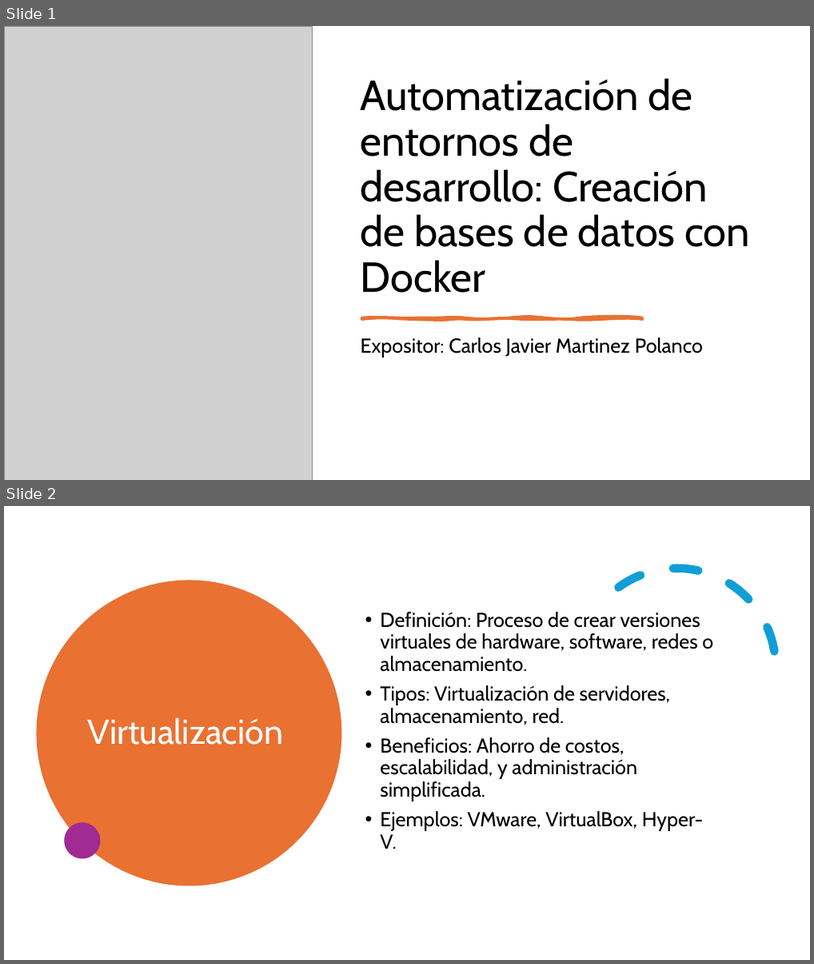
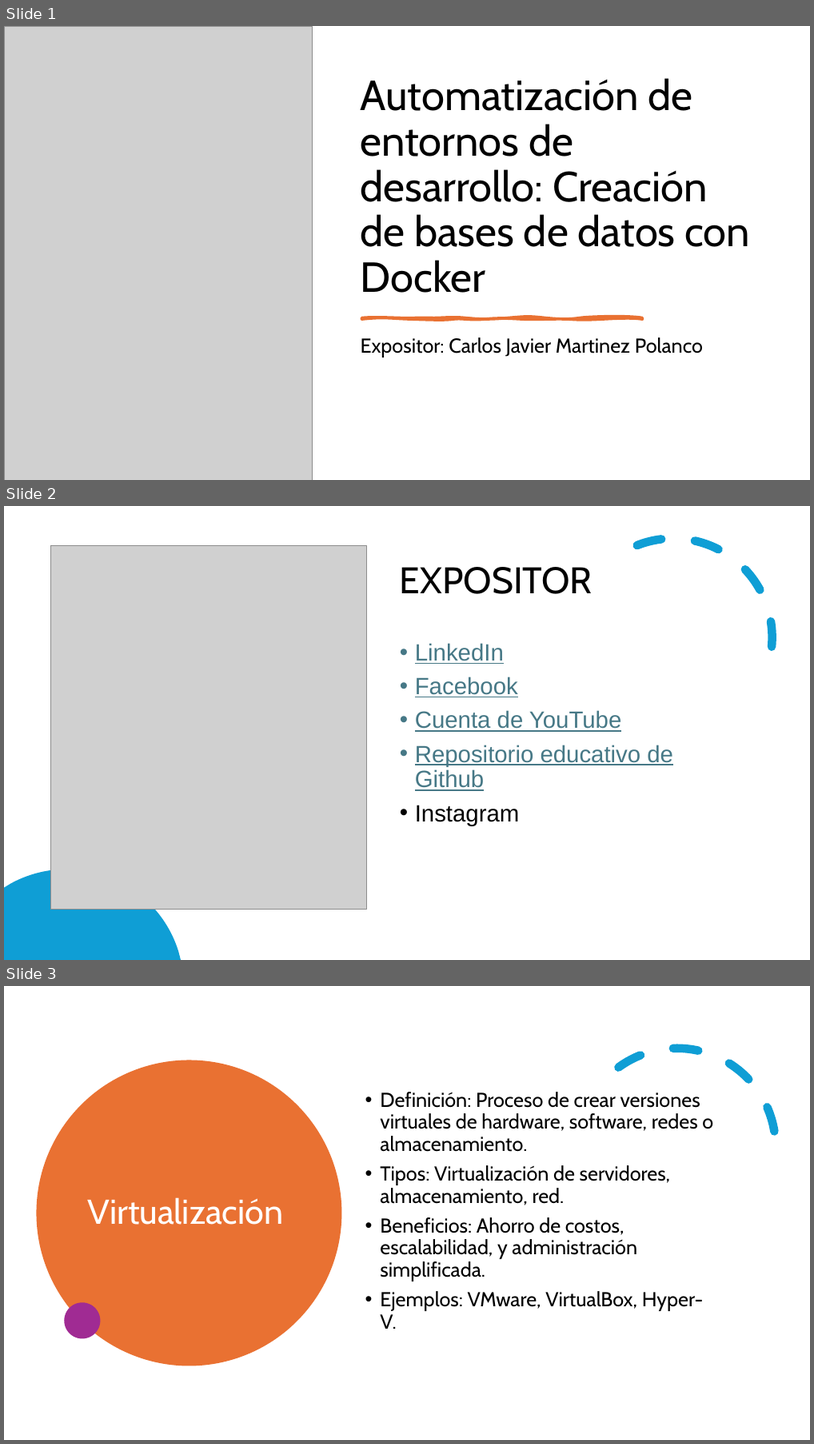
Before and after one commit to 2730538920101/Ejemplo-Conferencia-Bases1, a slide deck: Conferencia-bases1.pptx. Shown one above the other, each under a label of ours: slides 1 and 2 before the commit, slides 1, 2 and 3 after it. The pictures are 814x964 and 814x1444 pixels, drawn with LibreOffice and Linux fonts; fonts in the diff are those of the drawing; grey boxes stand for pictures. Boxes give left, top, right and bottom in pixels: in the first picture for what was removed or moved away, otherwise in the second. Text is boxed around its words. In the diff, an @@ line names an element or a change of style, - is before the commit and + after.

Commit message:
[UPDATE] Presentacion

```diff
--- a/Conferencia-bases1.pptx
+++ b/Conferencia-bases1.pptx
@@ slide 2 added at [4, 506, 810, 960], background #FFFFFF @@
@@ arc (boxed as its full ellipse) added at [543, 507, 805, 768], outline #0F9ED5 10 pt dashed @@
@@ picture added at [50, 545, 366, 909] @@
@@ title added at [400, 567, 593, 594], 44 pt, text #000000 @@
+EXPOSITOR
@@ text added at [415, 643, 674, 825], 28 pt, text #467886, underline @@
+• LinkedIn
+• Facebook
+• Cuenta de YouTube
+• Repositorio educativo de Github
+• Instagram
@@ freeform shape added at [4, 869, 181, 960], fill #0F9ED5 @@
@@ what was slide 2 is now slide 3 @@
```
